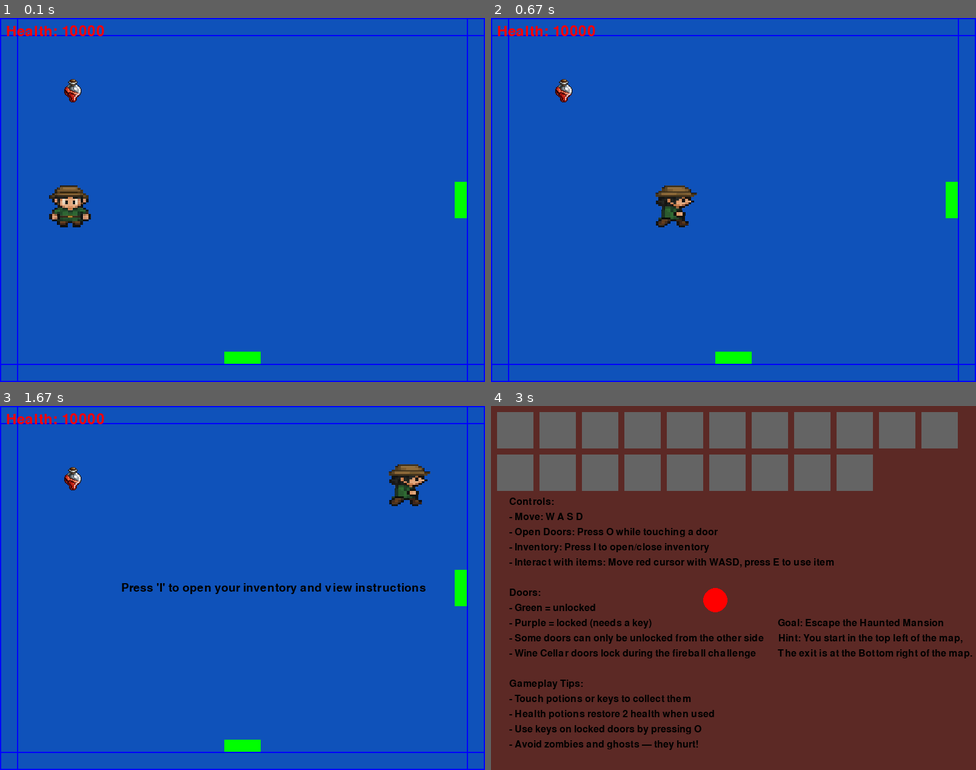
Above: before the commit, frames 1-4 (two rows, left to right).
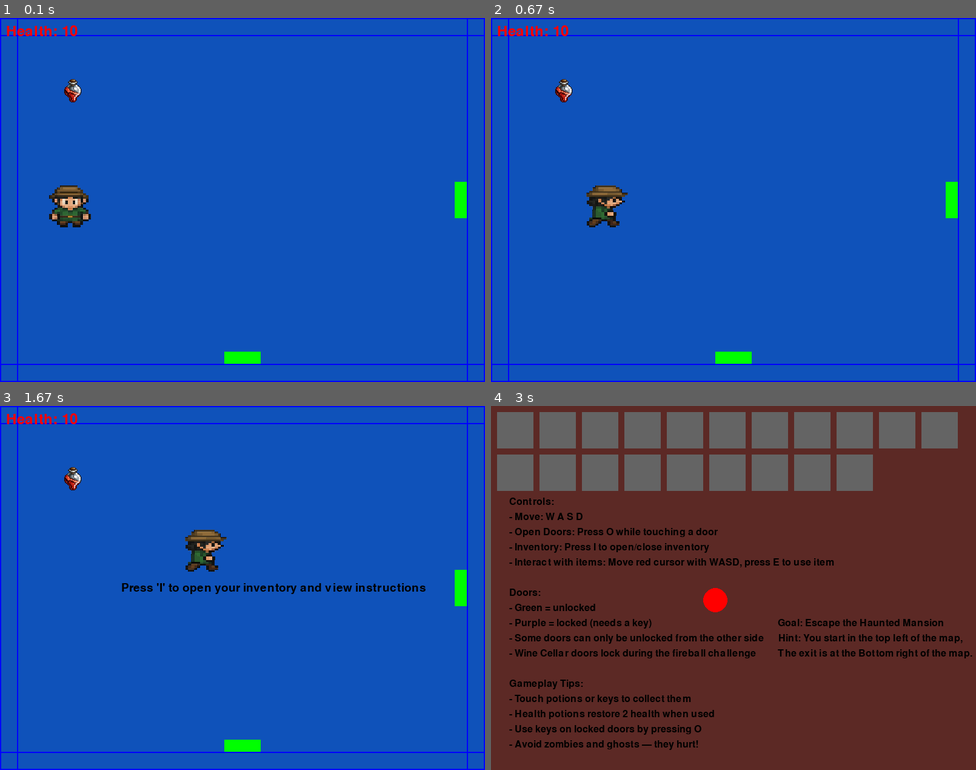
Above: after the commit, the same moments.

Repository: zm-coder-gamer/Haunted-mansion-game
Game: pygame game, started from main.py
The game is run twice, just before and just after one commit, with the same random seed, the same clock (stepped at 60 frames per second) and the same inputs.
Inputs:
- Up to frame 1 (0.1 s): no input
- Up to frame 2 (0.67 s): hold D from 0.33 s (still down)
- Up to frame 3 (1.67 s): release D at 0.8 s; hold W 0.83-1.13 s; hold D 1.17-1.63 s
- Up to frame 4 (3 s): hold A 1.67-2.2 s; hold S 2.23-2.53 s; tap I at 2.57 s; hold A from 2.9 s (still down)

The runs differ from the first frame. In frame 1, 0.1% of the frame differs, in the area x 16-22%, y 2-5%; in frame 2, 1.4%, in the area x 16-43%, y 2-58%; in frame 3, 1.4%; in frame 4, nothing differs.

Commit message:
Player config values have been moved to the config file

Diff:
--- a/config.json
+++ b/config.json
@@ -70,10 +70,10 @@
     },
     "player_setup":{
         "player" : {"pygame_rect":[80, 275, 70, 70]},
-        "base_player_speed" : 10,
+        "base_player_speed" : 4,
         "speed_boost_active" : false,
         "speed_boost_end_time" : 0,
-        "health" : 10000
+        "health" : 10
     }
 
 }
--- a/main.py
+++ b/main.py
@@ -136,13 +136,17 @@
 player_anim_delay = 200  # milliseconds
 
 # Player setup
+player_setup = config["player_setup"]
+
+# Access individual values if needed
+player_rect_values = player_setup["player"]["pygame_rect"]  # [80, 275, 70, 70]
+base_player_speed = player_setup["base_player_speed"]
+speed_boost_active = player_setup["speed_boost_active"]
+speed_boost_end_time = player_setup["speed_boost_end_time"]
+health = player_setup["health"]
+player_speed = base_player_speed
 player = pygame.Rect(80, 275, 70, 70)
 player_sprite = PlayerSprite(player)
-base_player_speed = 10
-player_speed = base_player_speed
-speed_boost_active = False
-speed_boost_end_time = 0
-health = 10000
 
 # Helper to get adjusted speed per room
 def get_enemy_speed(entity_type, room):
